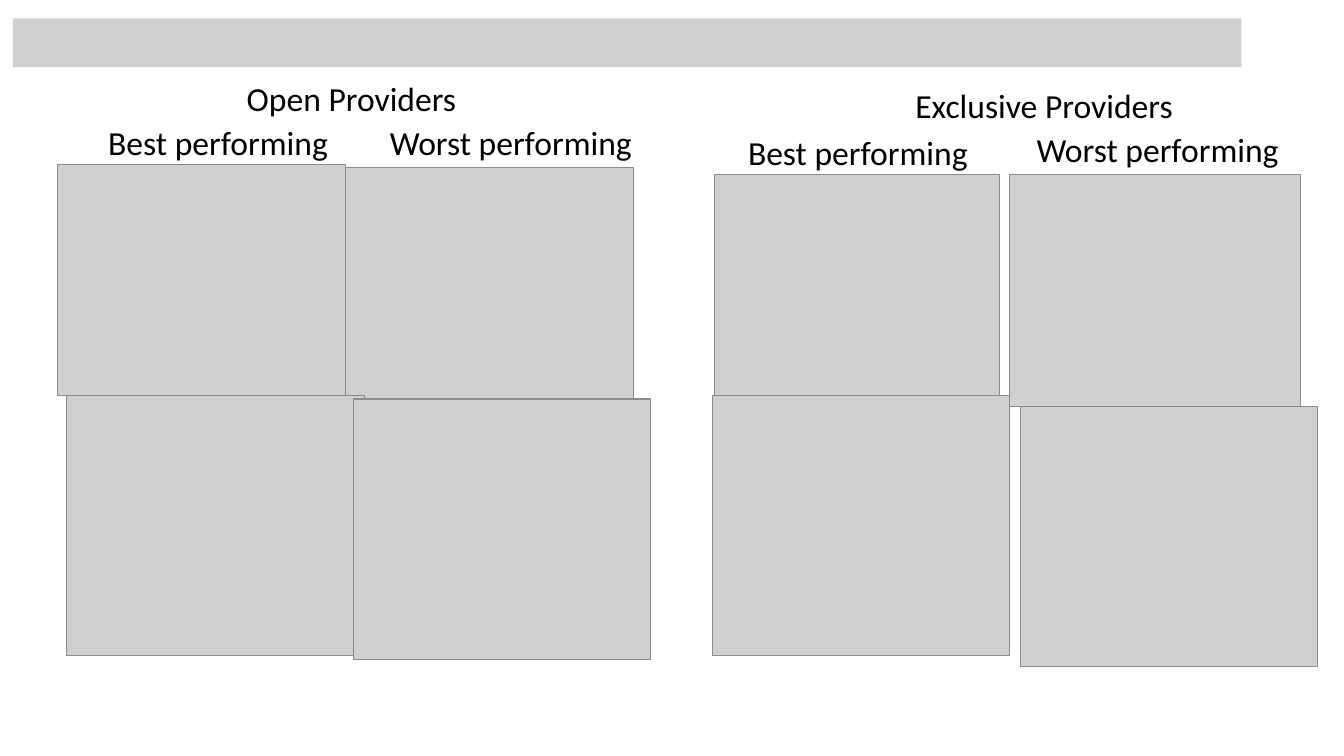
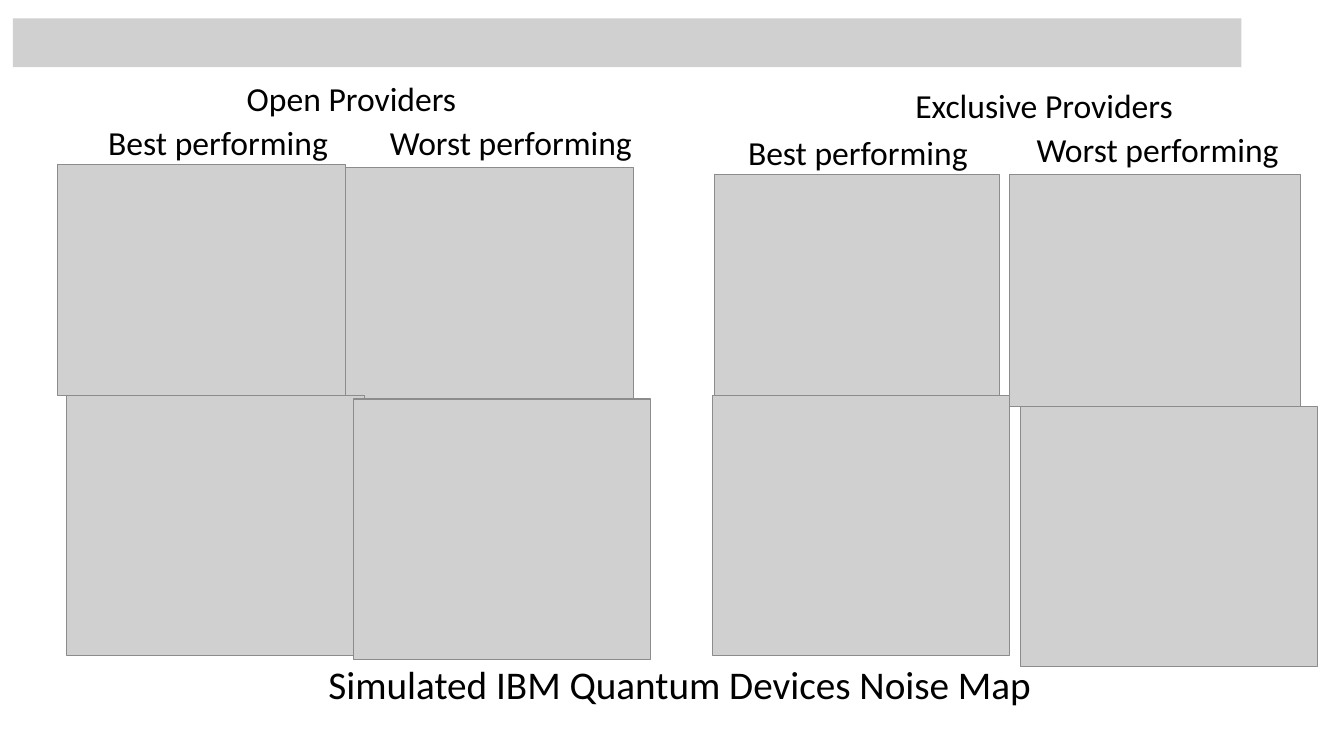
Before and after one commit to cheechonghian/Qanything_Chem_Project_Final, a slide deck: slide 9 of Qanything Results Presentation.pptx. Drawn at 1344x756 pixels with LibreOffice and Linux fonts; fonts in the diff are those of the drawing; grey boxes stand for pictures. Boxes give left, top, right and bottom in pixels: in the first picture for what was removed or moved away, otherwise in the second. Text is boxed around its words. In the diff, an @@ line names an element or a change of style, - is before the commit and + after.

```diff
--- a/Qanything Results Presentation.pptx
+++ b/Qanything Results Presentation.pptx
@@ text added at bbox=[328, 671, 1031, 706], 28 pt, text #000000 @@
+Simulated IBM Quantum Devices Noise Map
```
Also in this commit, not shown: 8 other slides changed, 3 slides added, 2 slides removed, 1 other file.
